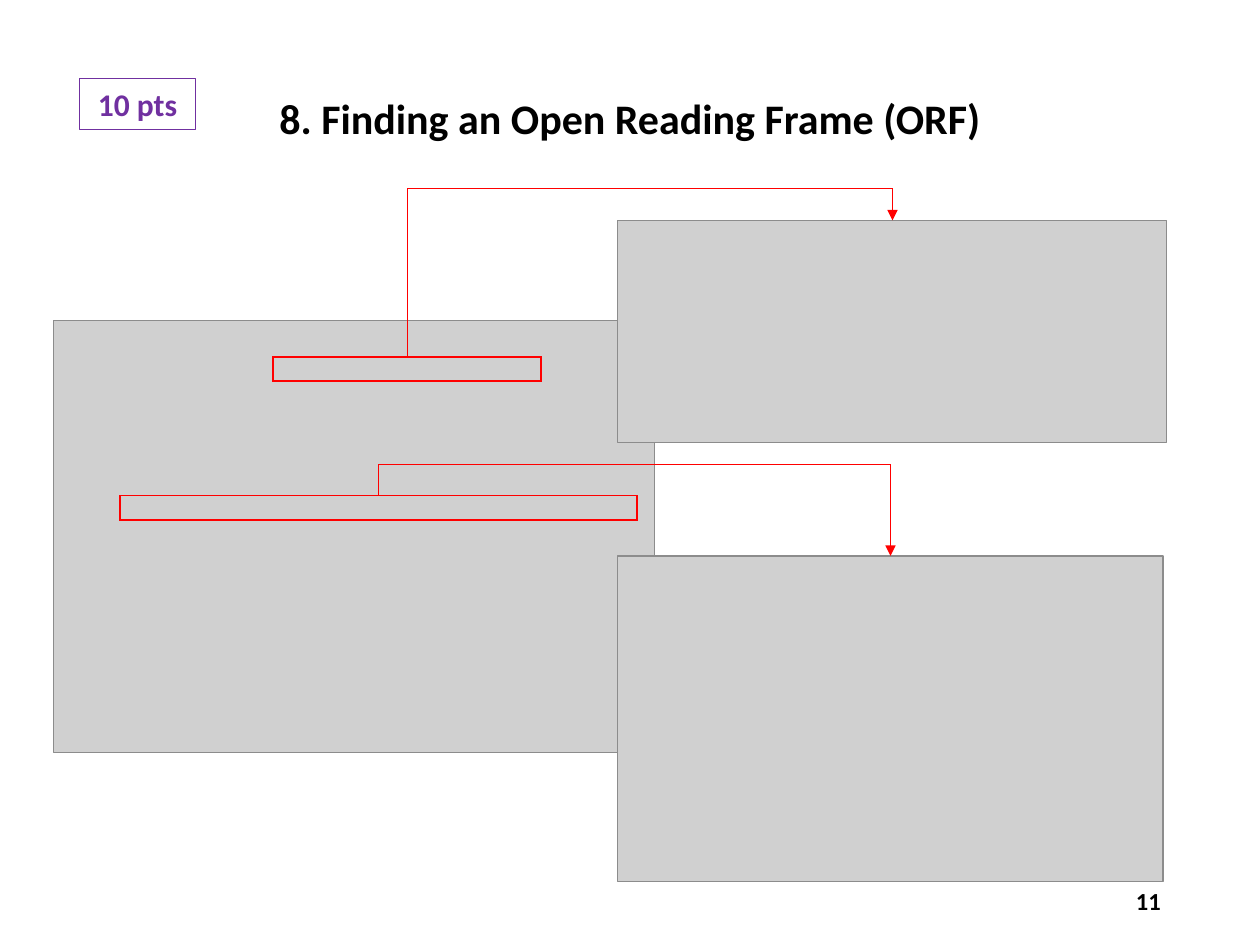
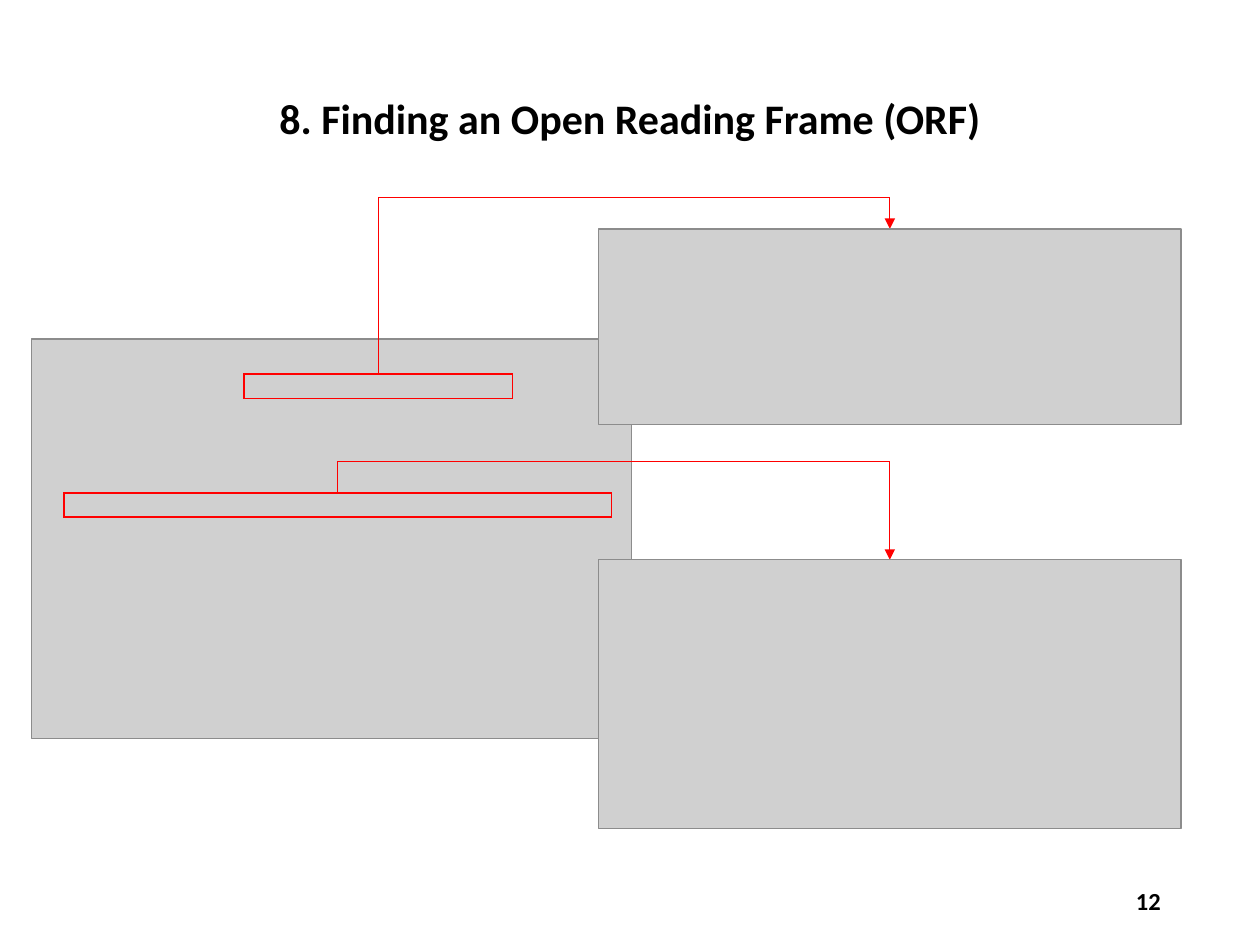
Before and after one commit to dbiersach/scicomp301-cpp-linux, a slide deck: slide 12 of exam2/Exam 2 Questions.pptx (slide 11 before the commit). Drawn at 1260x945 pixels with LibreOffice and Linux fonts; fonts in the diff are those of the drawing; grey boxes stand for pictures. Boxes give left, top, right and bottom in pixels: in the first picture for what was removed or moved away, otherwise in the second. Text is boxed around its words. In the diff, an @@ line names an element or a change of style, - is before the commit and + after.

```diff
--- a/exam2/Exam 2 Questions.pptx
+++ b/exam2/Exam 2 Questions.pptx
@@ rectangle removed at box(79, 78, 195, 129) @@
-10 pts
@@ elbow arrow moved from (407, 357) - (892, 220) to (378, 374) - (890, 229) @@
@@ picture: place and size @@
-picture at box(617, 220, 1167, 442)
+picture at box(598, 229, 1181, 426)
@@ picture: place and size @@
-picture at box(54, 320, 655, 752)
+picture at box(32, 339, 631, 738)
@@ rectangle: place and size @@
-rectangle at box(273, 357, 542, 381)
+rectangle at box(244, 374, 513, 398)
@@ elbow arrow moved from (378, 495) - (891, 556) to (338, 493) - (890, 559) @@
@@ rectangle: place and size @@
-rectangle at box(120, 495, 638, 519)
+rectangle at box(64, 493, 612, 517)
@@ picture: place and size @@
-picture at box(617, 556, 1163, 881)
+picture at box(598, 559, 1181, 828)
@@ page number at box(1136, 894, 1161, 910): text changed @@
-11
+12
```
Also in this commit, not shown: 11 other slides changed, 1 slide added, 1 other file.
